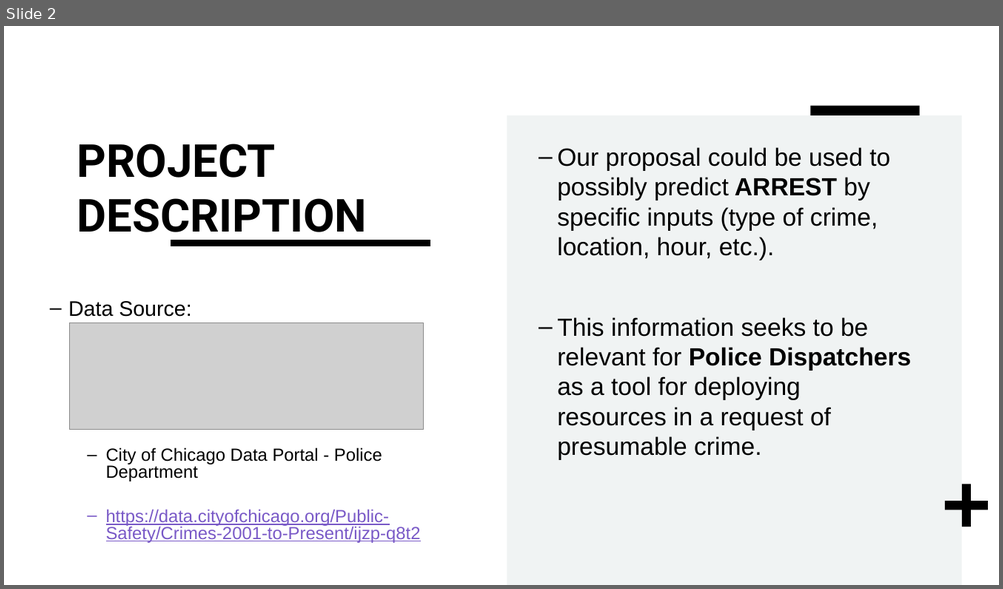
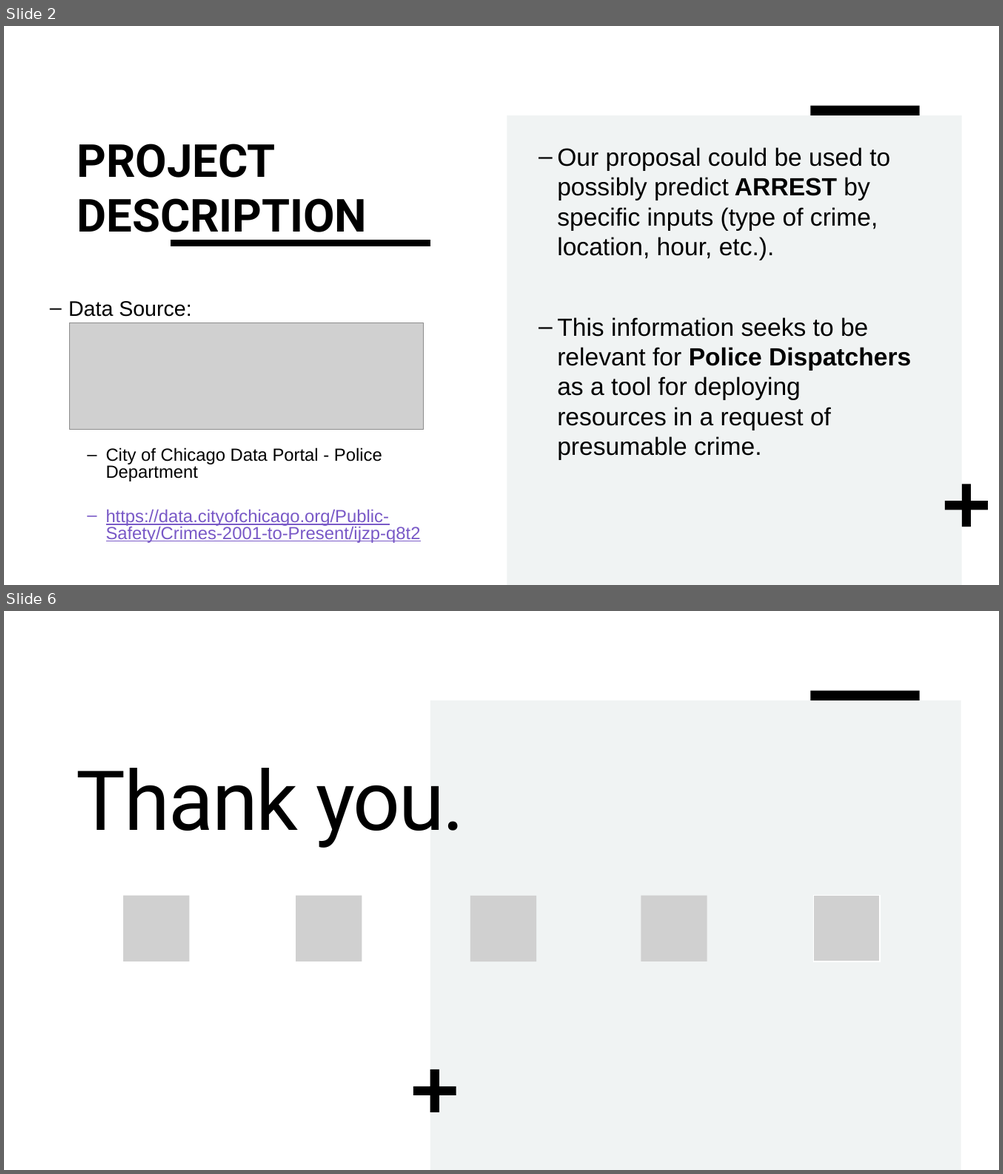
Before and after one commit to Karla-Flores/Arrests-Predictor, a slide deck: Group 2 - Arrest predictor.pptx. Shown one above the other, each under a label of ours: slide 2 before the commit, slides 2 and 6 after it; the slides between them are not shown. The pictures are 1003x589 and 1003x1174 pixels, drawn with LibreOffice and Linux fonts; fonts in the diff are those of the drawing; grey boxes stand for pictures. Boxes give left, top, right and bottom in pixels: in the first picture for what was removed or moved away, otherwise in the second. Text is boxed around its words. In the diff, an @@ line names an element or a change of style, - is before the commit and + after.

```diff
--- a/Group 2 - Arrest predictor.pptx
+++ b/Group 2 - Arrest predictor.pptx
@@ slide 6 added at <box>4,611,999,1170</box>, background #FFFFFF @@
@@ rectangle added at <box>4,611,999,1170</box>, fill #FFFFFF @@
@@ rectangle added at <box>811,691,919,701</box>, fill #000000 @@
@@ rectangle added at <box>354,701,961,1170</box>, fill #F0F3F3 @@
@@ rectangle added at <box>430,701,961,1170</box>, fill #F0F3F3 @@
@@ title added at <box>77,768,464,848</box>, 80 pt, text #000000 @@
+Thank you.
@@ picture added at <box>123,896,190,963</box> @@
@@ picture added at <box>296,896,362,963</box> @@
@@ picture added at <box>470,896,537,963</box> @@
@@ picture added at <box>641,896,708,963</box> @@
@@ picture added at <box>814,896,880,963</box> @@
@@ plus added at <box>414,1070,456,1113</box>, fill #000000 @@
```
Also in this commit, not shown: 3 slides changed, 4 slides removed.
